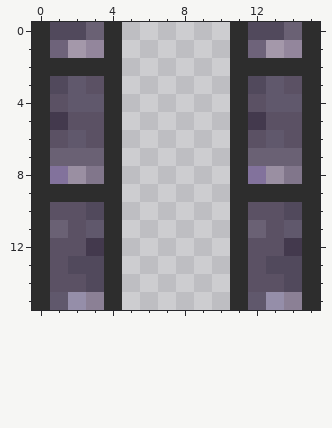
One commit to this pixel-art sprite: dungeon/assets/dungeon/default/wall/wall_left.png. The picture above is the old version.
The file is 16x16 pixels. Colours within 5 levels of each other are drawn and written as one.
Once edited:
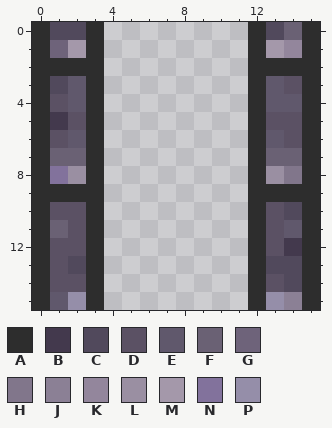
Palette (. is transparent): A #2d2d2d  B #43394d  C #51495c  D #5b5164  E #60586c  F #6a6174  G #6e637a  H #81768b  J #8b8095  K #93869c  L #9a8fa2  M #a498aa  N #82729c  P #958ea9
Commit message: Reduce thickness of rims for inner walls by 1 pixel
Difference:
y 0: x 3..4 FA -> A.; x 11..12 AC -> .A
y 1: x 3..4 KA -> A.; x 11..12 AG -> .A
y 2: x 4 A -> .; x 11 A -> .
y 3: x 3..4 DA -> A.; x 11..12 AC -> .A
y 4: x 3..4 EA -> A.; x 11..12 AD -> .A
y 5: x 3..4 DA -> A.; x 11..12 AB -> .A
y 6: x 3..4 DA -> A.; x 11..12 AD -> .A
y 7: x 3..4 FA -> A.; x 11..12 AF -> .A
y 8: x 3..4 HA -> A.; x 11..12 AN -> .A
y 9: x 4 A -> .; x 11 A -> .
y 10: x 3..4 CA -> A.; x 11..12 AD -> .A
y 11: x 3..4 EA -> A.; x 11..12 AF -> .A
y 12: x 3..4 BA -> A.; x 11..12 AD -> .A
y 13..14: x 3..4 CA -> A.; x 11..12 AD -> .A
y 15: x 3..4 JA -> A.; x 11..12 AE -> .A
Changed places in both pictures, as pixel boxes (x1, y1, x2, y2):
changed: (86, 22, 122, 310)
changed: (230, 22, 266, 310)
